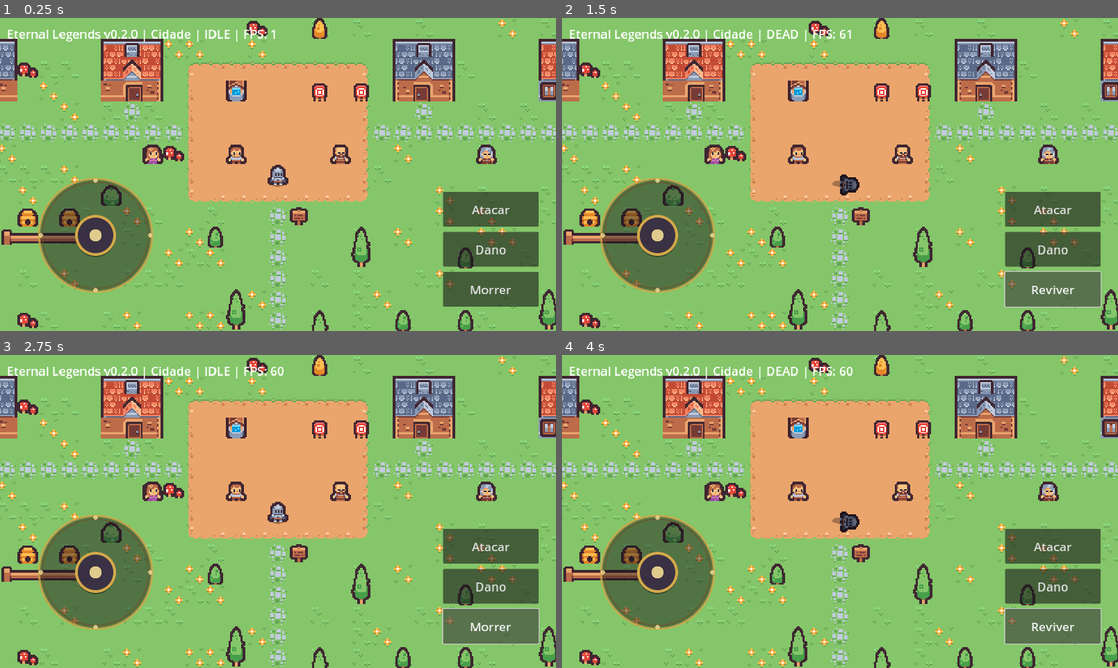
Above: before the commit, frames 1-4 (two rows, left to right).
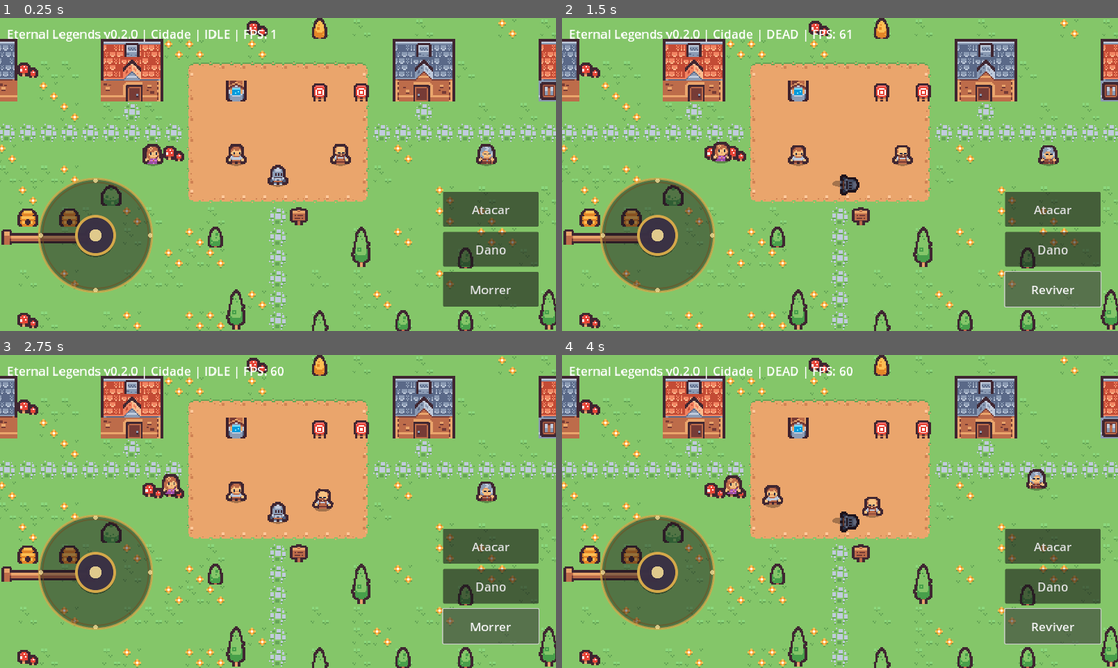
Above: after the commit, the same moments.

Repository: Astelee/eternal-legends-3d.
Game: Godot game, scene res://scenes/main/main.tscn
Same seed, same stepped clock (60 frames per second), same inputs: the game is played once before the commit and once after it.
Inputs:
- Up to frame 1 (0.25 s): no input
- Up to frame 2 (1.5 s): click "Atacar" at 0.5 s; click "Morrer" at 1.25 s
- Up to frame 3 (2.75 s): click "Reviver" at 2 s
- Up to frame 4 (4 s): click "Atacar" at 2.75 s; click "Morrer" at 3.5 s

The runs differ from the first frame. In frame 1, 0.1% of the frame differs, in the area x 26-90%, y 40-48%; in frame 2, 0.3%; in frame 3, 0.8%; in frame 4, 1.5%, in the area x 25-90%, y 36-52%.

Commit message:
Atualizar o town_map.gd

Diff:
--- a/scripts/world/town_map.gd
+++ b/scripts/world/town_map.gd
@@ -11,7 +11,7 @@
 # Peças que bloqueiam o jogador (árvores, casas, cercas, objetos).
 const BLOCKED := [3, 4, 5, 15, 16, 27, 28, 48, 49, 50, 51, 52, 53, 54, 55, 60, 61, 62, 63, 64, 65, 66, 67, 72, 73, 74, 75, 76, 77, 78, 79, 84, 85, 86, 87, 88, 89, 90, 91, 80, 81, 82, 83, 94, 95, 104]
 
-# Personagens parados na cidade: "frame" é o índice em assets/characters/tiny_dungeon.png.
+# Personagens da cidade (passeiam perto do ponto inicial): "frame" é o índice em assets/characters/tiny_dungeon.png.
 const NPCS := [
 	{"frame": 85, "tile": Vector2i(18, 15)},
 	{"frame": 86, "tile": Vector2i(23, 15)},
@@ -136,22 +136,10 @@
 
 
 func _spawn_npcs() -> void:
-	for npc in NPCS:
-		var frame: int = npc["frame"]
-		var cell: Vector2i = npc["tile"]
-		var body := StaticBody2D.new()
-		body.position = Vector2(cell.x * TILE + 8, cell.y * TILE + 16)
-		var sprite := Sprite2D.new()
-		sprite.texture = CHARACTER_TEXTURE
-		sprite.region_enabled = true
-		sprite.region_rect = Rect2((frame % COLS) * TILE, (frame / COLS) * TILE, TILE, TILE)
-		sprite.centered = false
-		sprite.offset = Vector2(-8, -16)
-		body.add_child(sprite)
-		var shape := CollisionShape2D.new()
-		var circle := CircleShape2D.new()
-		circle.radius = 5.0
-		shape.shape = circle
-		shape.position = Vector2(0, -4)
-		body.add_child(shape)
-		add_child(body)
+	for data in NPCS:
+		var cell: Vector2i = data["tile"]
+		var npc := Npc.new()
+		npc.texture = CHARACTER_TEXTURE
+		npc.frame = data["frame"]
+		npc.position = Vector2(cell.x * TILE + 8, cell.y * TILE + 16)
+		add_child(npc)
